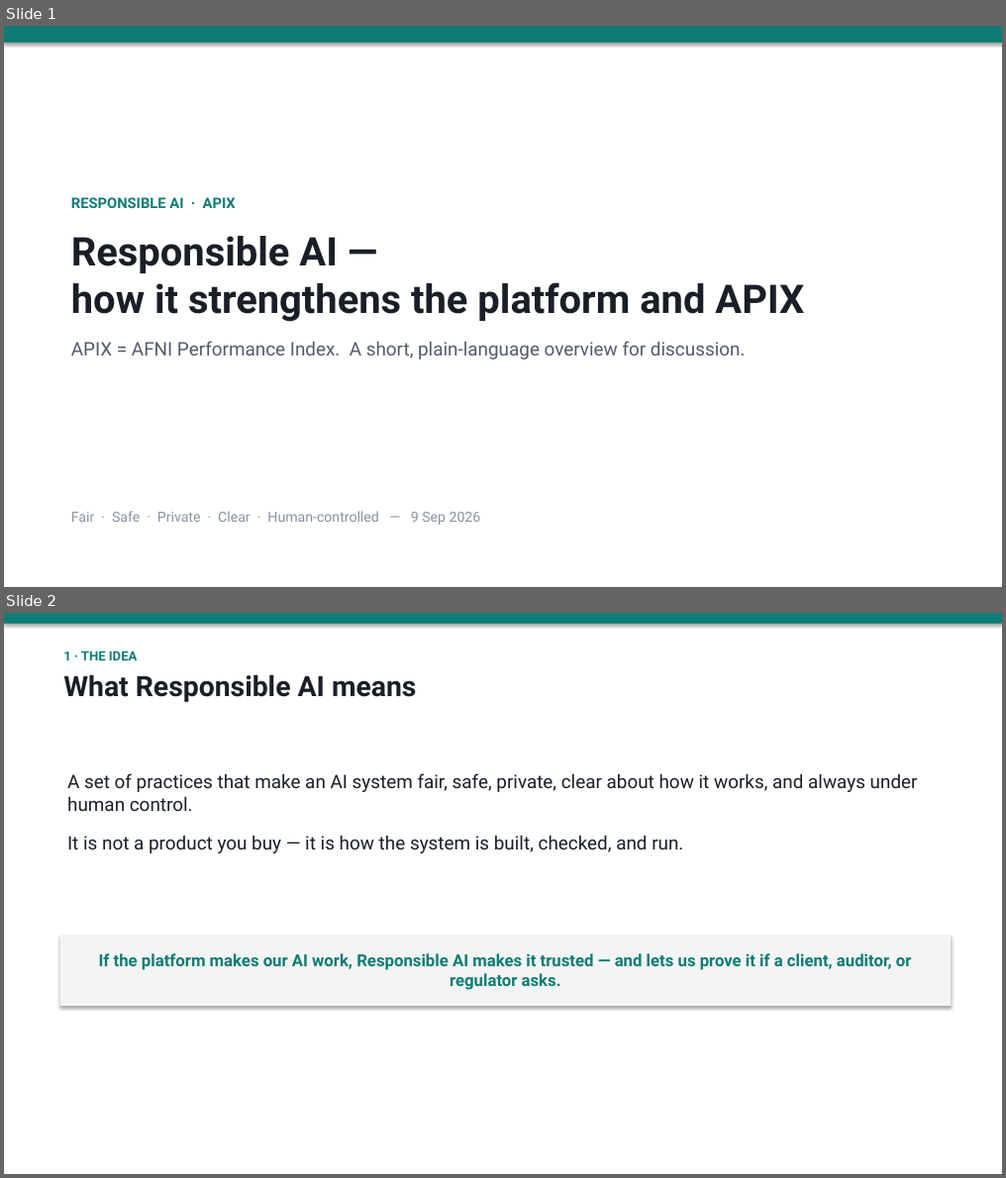
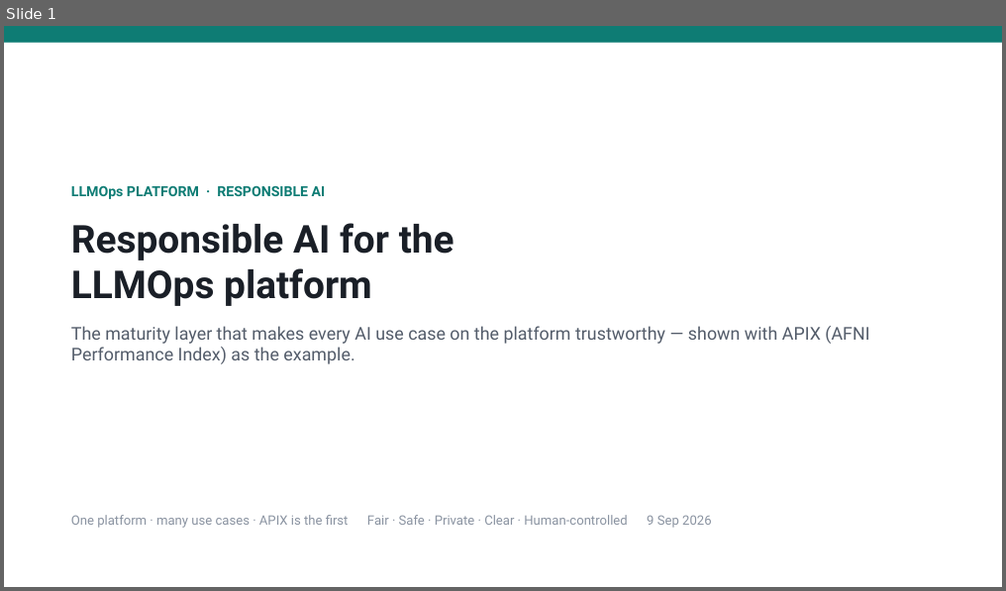
Before and after one commit to shyamanugu/LLMOps, a slide deck: usecases/ai_pipeline 2/docs/Responsible_AI_for_APIX.pptx. Shown one above the other, each under a label of ours: slides 1 and 2 before the commit, slide 1 after it. The pictures are 1006x1178 and 1006x591 pixels, drawn with LibreOffice and Linux fonts; fonts in the diff are those of the drawing. Boxes give left, top, right and bottom in pixels: in the first picture for what was removed or moved away, otherwise in the second. Text is boxed around its words. In the diff, an @@ line names an element or a change of style, - is before the commit and + after.

```diff
--- a/usecases/ai_pipeline 2/docs/Responsible_AI_for_APIX.pptx
+++ b/usecases/ai_pipeline 2/docs/Responsible_AI_for_APIX.pptx
@@ slide 2 removed at bbox=[4, 613, 1002, 1174], background #FFFFFF @@
@@ rectangle removed at bbox=[4, 613, 1002, 624] @@
@@ text removed at bbox=[63, 651, 417, 702] @@
-1 · THE IDEA
-What Responsible AI means
@@ text removed at bbox=[67, 773, 918, 854] @@
-A set of practices that make an AI system fair, safe, private, clear about how it works, and always under human control.
-It is not a product you buy — it is how the system is built, checked, and run.
@@ rectangle removed at bbox=[60, 935, 951, 1006] @@
-If the platform makes our AI work, Responsible AI makes it trusted — and lets us prove it if a client, auditor, or regulator asks.
@@ slide 1 changed as well @@
@@ rectangle at bbox=[4, 26, 1002, 43]: shadow off @@
@@ text at bbox=[71, 185, 869, 365]: text changed; size 18 to 17 pt @@
-RESPONSIBLE AI · APIX
-Responsible AI —
-how it strengthens the platform and APIX
-APIX = AFNI Performance Index. A short, plain-language overview for discussion.
+LLMOps PLATFORM · RESPONSIBLE AI
+Responsible AI for the
+LLMOps platform
+The maturity layer that makes every AI use case on the platform trustworthy — shown with APIX (AFNI Performance Index) as the example.
@@ text at bbox=[71, 515, 711, 528]: text changed; size 13.5 to 12.5 pt @@
-Fair · Safe · Private · Clear · Human-controlled — 9 Sep 2026
+One platform · many use cases · APIX is the first Fair · Safe · Private · Clear · Human-controlled 9 Sep 2026
```
Also in this commit, not shown: 3 other slides changed, 4 slides added, 3 other slides removed.
